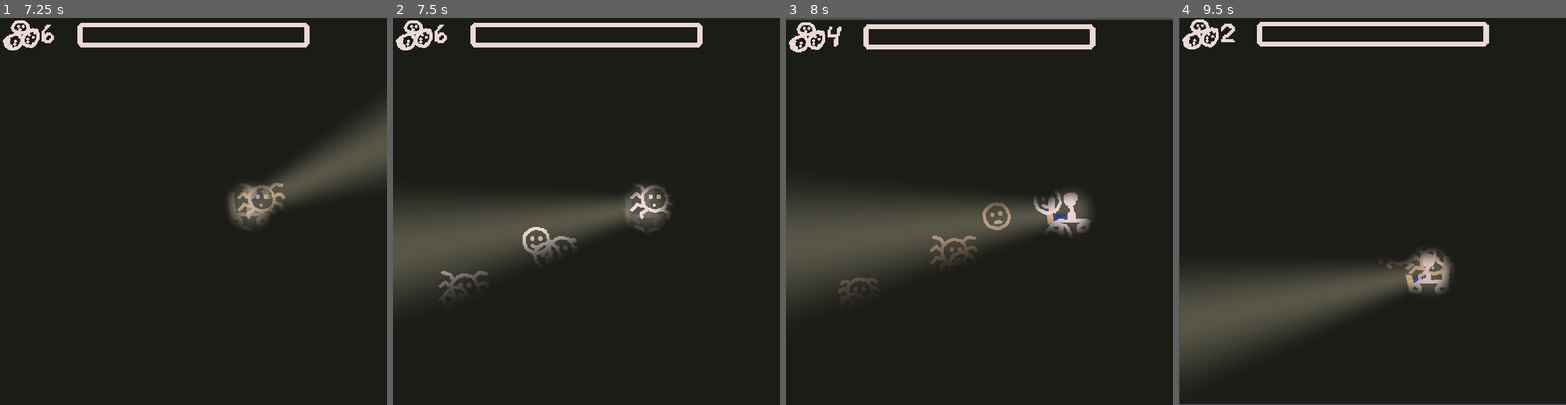
Above: before the commit, frames 1-4 (left to right).
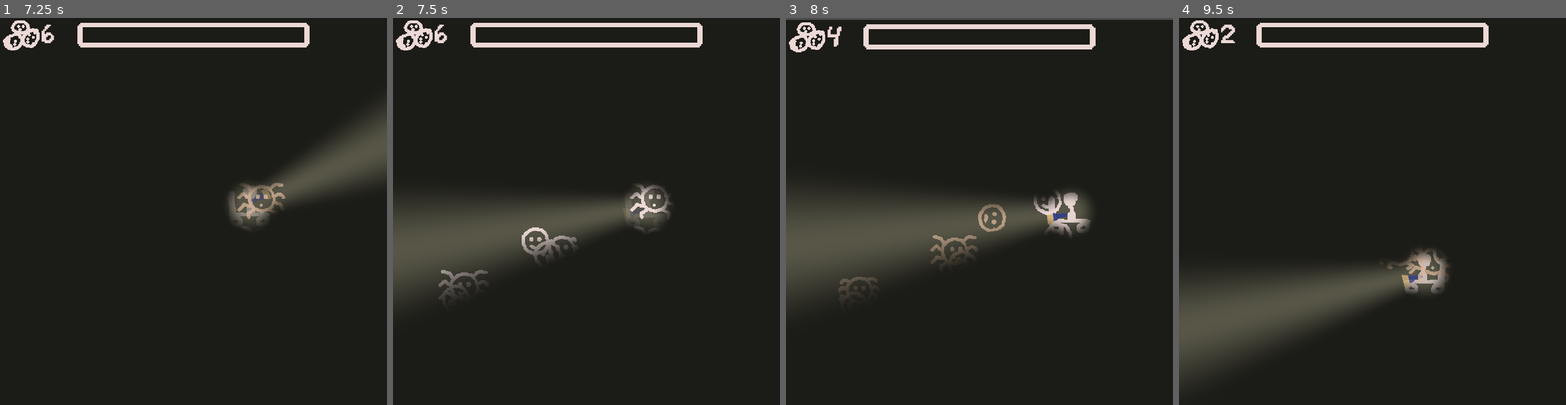
Above: after the commit, the same moments.

Repository: nolenroyalty/flashlight-survivors
Game: Godot game, scene res://Main.tscn
Same seed, same stepped clock (60 frames per second), same inputs: the game is played once before the commit and once after it.
Inputs (mouse positions are in pixels of both pictures, inside the frame that each line leads up to):
- Up to frame 1 (7.25 s): tap Enter at 0.5 s; move the mouse to (278, 192) at 0.52 s; hold D (player_right) 0.53-1.28 s; move the mouse to (116, 230) at 1.27 s; hold S (player_down) 1.28-2.03 s; move the mouse to (232, 126) at 2.02 s; hold D (player_right) 2.03-2.78 s; move the mouse to (174, 288) at 2.77 s; hold W (player_up) 2.78-3.53 s; move the mouse to (309, 269) at 3.52 s; hold A (player_left) 3.53-5.03 s; tap C (debug_spawn_puddle, bound only after the commit) at 4.15 s; move the mouse to (77, 153) at 4.27 s; move the mouse to (212, 211) at 5.02 s; hold S (player_down) 5.03-5.78 s; move the mouse to (135, 114) at 5.77 s; hold D (player_right) 5.78-6.53 s; move the mouse to (278, 192) at 6.52 s; hold W (player_up) from 6.53 s (still down)
- Up to frame 2 (7.5 s): move the mouse to (509, 230) at 7.27 s; release W (player_up) at 7.28 s; hold D (player_right) from 7.28 s (still down)
- Up to frame 3 (8 s): keep holding D (player_right)
- Up to frame 4 (9.5 s): move the mouse to (1411, 126) at 8.02 s; release D (player_right) at 8.03 s; hold S (player_down) 8.03-8.78 s; move the mouse to (1353, 288) at 8.77 s; hold A (player_left) from 8.78 s (still down)

Frame 1 is identical in both runs. In frame 2, 0.3% of the frame differs, in the area x 11-48%, y 54-73%; in frame 3, 0.5%; in frame 4, 1.7%, in the area x 0-100%, y 0-100%.

Commit message:
add a puddleguy

Diff:
--- a/enemies/BaseEnemy.gd
+++ b/enemies/BaseEnemy.gd
@@ -49,9 +49,12 @@
 		play_damage_animation()
 
 
+func actually_damage():
+	U.player.damage(power)
+
 func deal_damage_if_touching():
 	if not is_dead and touching_player:
-		U.player.damage(power)
+		actually_damage()
 		var timer = get_tree().create_timer(seconds_per_attack, false)
 		timer.connect("timeout", self, "deal_damage_if_touching")
 
@@ -81,5 +84,5 @@
 func _ready():
 	var _ignore = $Hitbox.connect("area_entered", self, "on_touched_player")
 	_ignore = $Hitbox.connect("area_exited", self, "on_stopped_touching_player")
-	scale = U.v(0.1, 0.1)
+	# scale = U.v(0.1, 0.1)
 	play_spawn_animation()
--- /dev/null
+++ b/enemies/PuddleShard.gd
@@ -0,0 +1,74 @@
+extends BaseEnemy
+
+onready var hitbox = $Hitbox
+onready var hurtbox = $Hurtbox
+onready var sprite = $Sprite
+
+const MAX_SPEED = 350
+const ACCEL = 10
+var velocity = Vector2()
+
+var dir : String
+var vec : Vector2
+
+func handle_death():
+	var t = get_tree().create_tween()
+	var t2 = get_tree().create_tween()
+	t.tween_property(self, "modulate:a", 0.0, 0.3)
+	t2.tween_property(self, "scale", U.v(0.0, 0.0), 0.3)
+	t.tween_callback(self, "call_deferred", ["queue_free"])
+
+func _process(delta):
+	if is_dead:
+		return
+
+	velocity += delta * ACCEL * vec
+	var collision = move_and_collide(velocity)
+	if collision:
+		is_dead = true
+		handle_death()
+
+func actually_damage():
+	.actually_damage()
+	is_dead = true
+	handle_death()
+
+func init(dir_):
+	match dir_:
+		"nw", "ne", "sw", "se":
+			dir = dir_
+		_:
+			print("BUG INVALID DIR: %s" % dir_)
+
+func play_spawn_animation():
+	pass
+
+func _ready():
+	health = 3
+	power = 2
+	xp_gain = 0
+	match dir:
+		"nw":
+			$Sprite.frame = 15
+			$Hitbox/nw.disabled = false
+			$Hurtbox/nw.disabled = false
+			$nw.disabled = false
+			vec = Vector2(-1, -1).normalized()
+		"ne":
+			$Sprite.frame = 16
+			$Hitbox/ne.disabled = false
+			$Hurtbox/ne.disabled = false
+			$ne.disabled = false
+			vec = Vector2(1, -1).normalized()
+		"se":
+			$Sprite.frame = 17
+			$Hitbox/se.disabled = false
+			$Hurtbox/se.disabled = false
+			$se.disabled = false
+			vec = Vector2(1, 1).normalized()
+		"sw":
+			$Sprite.frame = 18
+			$Hitbox/sw.disabled = false
+			$Hurtbox/sw.disabled = false
+			$sw.disabled = false
+			vec = Vector2(-1, 1).normalized()
--- /dev/null
+++ b/enemies/PuddleShard.tscn
@@ -0,0 +1,64 @@
+[gd_scene load_steps=4 format=2]
+
+[ext_resource path="res://enemies/BaseEnemy.tscn" type="PackedScene" id=1]
+[ext_resource path="res://Aseprite/puddleguy.png" type="Texture" id=2]
+[ext_resource path="res://enemies/PuddleShard.gd" type="Script" id=3]
+
+[node name="PuddleShard" instance=ExtResource( 1 )]
+script = ExtResource( 3 )
+
+[node name="nw" type="CollisionPolygon2D" parent="Hitbox" index="0"]
+polygon = PoolVector2Array( -16, -28, -14, -16, -8, -16, 1, -24, -12, -30 )
+disabled = true
+
+[node name="ne" type="CollisionPolygon2D" parent="Hitbox" index="1"]
+polygon = PoolVector2Array( 6, -21, 17, -12, 19, -14, 20, -21, 20, -25, 7, -25 )
+disabled = true
+
+[node name="se" type="CollisionPolygon2D" parent="Hitbox" index="2"]
+polygon = PoolVector2Array( 11, -7, 1, 3, 3, 6, 9, 8, 15, 8, 16, 7, 15, -7 )
+disabled = true
+
+[node name="sw" type="CollisionPolygon2D" parent="Hitbox" index="3"]
+polygon = PoolVector2Array( -20, -8, -20, 8, -15, 8, -7, 3, -7, 1, -16, -8 )
+disabled = true
+
+[node name="Collision" parent="." index="1"]
+disabled = true
+
+[node name="nw" type="CollisionPolygon2D" parent="Hurtbox" index="0"]
+polygon = PoolVector2Array( -16, -28, -14, -16, -8, -16, 1, -24, -12, -30 )
+disabled = true
+
+[node name="ne" type="CollisionPolygon2D" parent="Hurtbox" index="1"]
+polygon = PoolVector2Array( 6, -21, 17, -12, 19, -14, 20, -21, 20, -25, 7, -25 )
+disabled = true
+
+[node name="se" type="CollisionPolygon2D" parent="Hurtbox" index="2"]
+polygon = PoolVector2Array( 11, -7, 1, 3, 3, 6, 9, 8, 15, 8, 16, 7, 15, -7 )
+disabled = true
+
+[node name="sw" type="CollisionPolygon2D" parent="Hurtbox" index="3"]
+polygon = PoolVector2Array( -20, -8, -20, 8, -15, 8, -7, 3, -7, 1, -16, -8 )
+disabled = true
+
+[node name="Sprite" type="Sprite" parent="." index="3"]
+texture = ExtResource( 2 )
+hframes = 19
+frame = 17
+
+[node name="nw" type="CollisionPolygon2D" parent="." index="4"]
+polygon = PoolVector2Array( -16, -28, -14, -16, -8, -16, 1, -24, -12, -30 )
+disabled = true
+
+[node name="ne" type="CollisionPolygon2D" parent="." index="5"]
+polygon = PoolVector2Array( 6, -21, 17, -12, 19, -14, 20, -21, 20, -25, 7, -25 )
+disabled = true
+
+[node name="se" type="CollisionPolygon2D" parent="." index="6"]
+polygon = PoolVector2Array( 11, -7, 1, 3, 3, 6, 9, 8, 15, 8, 16, 7, 15, -7 )
+disabled = true
+
+[node name="sw" type="CollisionPolygon2D" parent="." index="7"]
+polygon = PoolVector2Array( -20, -8, -20, 8, -15, 8, -7, 3, -7, 1, -16, -8 )
+disabled = true
--- /dev/null
+++ b/enemies/Puddleguy.gd
@@ -0,0 +1,33 @@
+extends BaseEnemy
+
+signal despawned()
+
+var PuddleShard = preload("res://enemies/PuddleShard.tscn")
+onready var anim = $AnimationPlayer
+
+func handle_death():
+	var t = get_tree().create_tween()
+	t.tween_property(self, "scale", U.v(0.1, 0.2), 0.35)
+	t.set_trans(Tween.TRANS_QUAD)
+	t.set_trans(Tween.EASE_OUT)
+	t.tween_callback(self, "emit_signal", ["despawned"])
+	t.tween_callback(self, "call_deferred", ["queue_free"])
+
+func animation_finished(name):
+	if name == "errupt" and not is_dead:
+		for dir in ["nw", "ne", "sw", "se"]:
+			var shard = PuddleShard.instance()
+			shard.init(dir)
+			shard.position = position
+			get_parent().add_child(shard)
+	emit_signal("despawned")
+	call_deferred("queue_free")
+
+func play_spawn_animation():
+	pass
+
+func _ready():
+	health = 2
+	xp_gain = 5
+	anim.play("errupt")
+	anim.connect("animation_finished", self, "animation_finished")
--- /dev/null
+++ b/enemies/Puddleguy.tscn
@@ -0,0 +1,367 @@
+[gd_scene load_steps=9 format=2]
+
+[ext_resource path="res://enemies/BaseEnemy.tscn" type="PackedScene" id=1]
+[ext_resource path="res://Aseprite/puddleguy.png" type="Texture" id=2]
+[ext_resource path="res://enemies/Puddleguy.gd" type="Script" id=3]
+
+[sub_resource type="CircleShape2D" id=1]
+radius = 2.0
+
+[sub_resource type="CircleShape2D" id=4]
+radius = 7.07107
+
+[sub_resource type="CapsuleShape2D" id=5]
+radius = 5.0
+height = 2.0
+
+[sub_resource type="Animation" id=3]
+length = 0.001
+tracks/0/type = "value"
+tracks/0/path = NodePath("Sprite:frame")
+tracks/0/interp = 1
+tracks/0/loop_wrap = true
+tracks/0/imported = false
+tracks/0/enabled = true
+tracks/0/keys = {
+"times": PoolRealArray( 0 ),
+"transitions": PoolRealArray( 1 ),
+"update": 0,
+"values": [ 0 ]
+}
+tracks/1/type = "value"
+tracks/1/path = NodePath("Hitbox/Hit:disabled")
+tracks/1/interp = 1
+tracks/1/loop_wrap = true
+tracks/1/imported = false
+tracks/1/enabled = true
+tracks/1/keys = {
+"times": PoolRealArray( 0 ),
+"transitions": PoolRealArray( 1 ),
+"update": 0,
+"values": [ false ]
+}
+tracks/2/type = "value"
+tracks/2/path = NodePath("Hitbox/Hit:position")
+tracks/2/interp = 1
+tracks/2/loop_wrap = true
+tracks/2/imported = false
+tracks/2/enabled = true
+tracks/2/keys = {
+"times": PoolRealArray( 0 ),
+"transitions": PoolRealArray( 1 ),
+"update": 0,
+"values": [ Vector2( 0, 20 ) ]
+}
+tracks/3/type = "value"
+tracks/3/path = NodePath("Hitbox/Hit:shape")
+tracks/3/interp = 1
+tracks/3/loop_wrap = true
+tracks/3/imported = false
+tracks/3/enabled = true
+tracks/3/keys = {
+"times": PoolRealArray( 0 ),
+"transitions": PoolRealArray( 1 ),
+"update": 0,
+"values": [ SubResource( 1 ) ]
+}
+tracks/4/type = "value"
+tracks/4/path = NodePath("Hitbox/Hit:rotation_degrees")
+tracks/4/interp = 1
+tracks/4/loop_wrap = true
+tracks/4/imported = false
+tracks/4/enabled = true
+tracks/4/keys = {
+"times": PoolRealArray( 0 ),
+"transitions": PoolRealArray( 1 ),
+"update": 0,
+"values": [ 90.0 ]
+}
+tracks/5/type = "value"
+tracks/5/path = NodePath("Hitbox/Hit:shape:radius")
+tracks/5/interp = 1
+tracks/5/loop_wrap = true
+tracks/5/imported = false
+tracks/5/enabled = true
+tracks/5/keys = {
+"times": PoolRealArray( 0 ),
+"transitions": PoolRealArray( 1 ),
+"update": 0,
+"values": [ 2.0 ]
+}
+tracks/6/type = "value"
+tracks/6/path = NodePath("Hitbox/Hit:shape:height")
+tracks/6/interp = 1
+tracks/6/loop_wrap = true
+tracks/6/imported = false
+tracks/6/enabled = true
+tracks/6/keys = {
+"times": PoolRealArray( 0 ),
+"transitions": PoolRealArray( 1 ),
+"update": 0,
+"values": [ 12.0 ]
+}
+tracks/7/type = "value"
+tracks/7/path = NodePath("Hitbox/Hit2:disabled")
+tracks/7/interp = 1
+tracks/7/loop_wrap = true
+tracks/7/imported = false
+tracks/7/enabled = true
+tracks/7/keys = {
+"times": PoolRealArray( 0 ),
+"transitions": PoolRealArray( 1 ),
+"update": 0,
+"values": [ false ]
+}
+tracks/8/type = "value"
+tracks/8/path = NodePath("Hitbox/Hit2:position")
+tracks/8/interp = 1
+tracks/8/loop_wrap = true
+tracks/8/imported = false
+tracks/8/enabled = true
+tracks/8/keys = {
+"times": PoolRealArray( 0 ),
+"transitions": PoolRealArray( 1 ),
+"update": 0,
+"values": [ Vector2( 0, 5 ) ]
+}
+tracks/9/type = "value"
+tracks/9/path = NodePath("Hitbox/Hit2:shape:radius")
+tracks/9/interp = 1
+tracks/9/loop_wrap = true
+tracks/9/imported = false
+tracks/9/enabled = true
+tracks/9/keys = {
+"times": PoolRealArray( 0 ),
+"transitions": PoolRealArray( 1 ),
+"update": 0,
+"values": [ 7.07107 ]
+}
+tracks/10/type = "value"
+tracks/10/path = NodePath("Hurtbox/Hurt:disabled")
+tracks/10/interp = 1
+tracks/10/loop_wrap = true
+tracks/10/imported = false
+tracks/10/enabled = true
+tracks/10/keys = {
+"times": PoolRealArray( 0 ),
+"transitions": PoolRealArray( 1 ),
+"update": 0,
+"values": [ false ]
+}
+tracks/11/type = "value"
+tracks/11/path = NodePath("Hurtbox/Hurt:shape:radius")
+tracks/11/interp = 1
+tracks/11/loop_wrap = true
+tracks/11/imported = false
+tracks/11/enabled = true
+tracks/11/keys = {
+"times": PoolRealArray( 0 ),
+"transitions": PoolRealArray( 1 ),
+"update": 0,
+"values": [ 5.0 ]
+}
+tracks/12/type = "value"
+tracks/12/path = NodePath("Hurtbox/Hurt:shape:height")
+tracks/12/interp = 1
+tracks/12/loop_wrap = true
+tracks/12/imported = false
+tracks/12/enabled = true
+tracks/12/keys = {
+"times": PoolRealArray( 0 ),
+"transitions": PoolRealArray( 1 ),
+"update": 0,
+"values": [ 2.0 ]
+}
+tracks/13/type = "value"
+tracks/13/path = NodePath("Hurtbox/Hurt:position")
+tracks/13/interp = 1
+tracks/13/loop_wrap = true
+tracks/13/imported = false
+tracks/13/enabled = true
+tracks/13/keys = {
+"times": PoolRealArray( 0 ),
+"transitions": PoolRealArray( 1 ),
+"update": 0,
+"values": [ Vector2( 0, 17 ) ]
+}
+
+[sub_resource type="Animation" id=2]
+resource_name = "errupt"
+length = 1.15
+step = 0.085
+tracks/0/type = "value"
+tracks/0/path = NodePath("Sprite:frame")
+tracks/0/interp = 1
+tracks/0/loop_wrap = true
+tracks/0/imported = false
+tracks/0/enabled = true
+tracks/0/keys = {
+"times": PoolRealArray( 0, 0.085, 0.17, 0.255, 0.34, 0.425, 0.51, 0.595, 0.68, 0.765, 0.85, 0.935, 1.02, 1.105 ),
+"transitions": PoolRealArray( 1, 1, 1, 1, 1, 1, 1, 1, 1, 1, 1, 1, 1, 1 ),
+"update": 1,
+"values": [ 1, 2, 3, 4, 5, 6, 7, 8, 9, 10, 11, 12, 13, 14 ]
+}
+tracks/1/type = "value"
+tracks/1/path = NodePath("Hitbox/Hit:disabled")
+tracks/1/interp = 1
+tracks/1/loop_wrap = true
+tracks/1/imported = false
+tracks/1/enabled = true
+tracks/1/keys = {
+"times": PoolRealArray( 0, 1.02 ),
+"transitions": PoolRealArray( 1, 1 ),
+"update": 1,
+"values": [ false, true ]
+}
+tracks/2/type = "value"
+tracks/2/path = NodePath("Hitbox/Hit:shape:radius")
+tracks/2/interp = 1
+tracks/2/loop_wrap = true
+tracks/2/imported = false
+tracks/2/enabled = true
+tracks/2/keys = {
+"times": PoolRealArray( 0, 0.085, 0.255, 0.34, 0.85, 0.935 ),
+"transitions": PoolRealArray( 1, 1, 1, 1, 1, 1 ),
+"update": 0,
+"values": [ 2.0, 4.0, 7.0, 7.0, 5.0, 3.0 ]
+}
+tracks/3/type = "value"
+tracks/3/path = NodePath("Hitbox/Hit:shape:height")
+tracks/3/interp = 1
+tracks/3/loop_wrap = true
+tracks/3/imported = false
+tracks/3/enabled = false
+tracks/3/keys = {
+"times": PoolRealArray( 0, 0.085, 0.255, 0.34, 0.85, 0.935 ),
+"transitions": PoolRealArray( 1, 1, 1, 1, 1, 1 ),
+"update": 0,
+"values": [ 12.0, 16.0, 16.0, 16.0, 16.0, 8.0 ]
+}
+tracks/4/type = "value"
+tracks/4/path = NodePath("Hitbox/Hit:position")
+tracks/4/interp = 1
+tracks/4/loop_wrap = true
+tracks/4/imported = false
+tracks/4/enabled = true
+tracks/4/keys = {
+"times": PoolRealArray( 0 ),
+"transitions": PoolRealArray( 1 ),
+"update": 0,
+"values": [ Vector2( 0, 20 ) ]
+}
+tracks/5/type = "value"
+tracks/5/path = NodePath("Hitbox/Hit2:disabled")
+tracks/5/interp = 1
+tracks/5/loop_wrap = true
+tracks/5/imported = false
+tracks/5/enabled = true
+tracks/5/keys = {
+"times": PoolRealArray( 0.425 ),
+"transitions": PoolRealArray( 1 ),
+"update": 1,
+"values": [ false ]
+}
+tracks/6/type = "value"
+tracks/6/path = NodePath("Hitbox/Hit2:position")
+tracks/6/interp = 1
+tracks/6/loop_wrap = true
+tracks/6/imported = false
+tracks/6/enabled = true
+tracks/6/keys = {
+"times": PoolRealArray( 0.425, 0.51, 0.595, 0.68, 0.765 ),
+"transitions": PoolRealArray( 1, 1, 1, 1, 1 ),
+"update": 0,
+"values": [ Vector2( 0, 5 ), Vector2( 0, 2 ), Vector2( 0, -5 ), Vector2( -1, -8 ), Vector2( -1, -10 ) ]
+}
+tracks/7/type = "value"
+tracks/7/path = NodePath("Hitbox/Hit2:shape:radius")
+tracks/7/interp = 1
+tracks/7/loop_wrap = true
+tracks/7/imported = false
+tracks/7/enabled = true
+tracks/7/keys = {
+"times": PoolRealArray( 0.425, 0.51, 0.765, 1.02, 1.105 ),
+"transitions": PoolRealArray( 1, 1, 1, 1, 1 ),
+"update": 0,
+"values": [ 7.07107, 9.0, 12.0, 17.0294, 18.0 ]
+}
+tracks/8/type = "value"
+tracks/8/path = NodePath("Hurtbox/Hurt:disabled")
+tracks/8/interp = 1
+tracks/8/loop_wrap = true
+tracks/8/imported = false
+tracks/8/enabled = true
+tracks/8/keys = {
+"times": PoolRealArray( 0 ),
+"transitions": PoolRealArray( 1 ),
+"update": 1,
+"values": [ false ]
+}
+tracks/9/type = "value"
+tracks/9/path = NodePath("Hurtbox/Hurt:shape:radius")
+tracks/9/interp = 1
+tracks/9/loop_wrap = true
+tracks/9/imported = false
+tracks/9/enabled = true
+tracks/9/keys = {
+"times": PoolRealArray( 0, 0.085, 0.255, 0.51, 0.68, 0.765, 0.85, 0.935, 1.02, 1.105 ),
+"transitions": PoolRealArray( 1, 1, 1, 1, 1, 1, 1, 1, 1, 1 ),
+"update": 0,
+"values": [ 5.0, 10.0, 14.0, 18.0, 18.0, 18.0, 18.0, 13.0, 20.0, 25.0 ]
+}
+tracks/10/type = "value"
+tracks/10/path = NodePath("Hurtbox/Hurt:shape:height")
+tracks/10/interp = 1
+tracks/10/loop_wrap = true
+tracks/10/imported = false
+tracks/10/enabled = true
+tracks/10/keys = {
+"times": PoolRealArray( 0, 0.085, 0.255, 0.51, 0.68, 0.765, 0.935, 1.02, 1.105 ),
+"transitions": PoolRealArray( 1, 1, 1, 1, 1, 1, 1, 1, 1 ),
+"update": 0,
+"values": [ 2.0, 2.0, 2.0, 8.0, 12.0, 16.0, 0.0, 0.0, 0.0 ]
+}
+tracks/11/type = "value"
+tracks/11/path = NodePath("Hurtbox/Hurt:position")
+tracks/11/interp = 1
+tracks/11/loop_wrap = true
+tracks/11/imported = false
+tracks/11/enabled = true
+tracks/11/keys = {
+"times": PoolRealArray( 0, 0.51, 0.68, 0.765, 0.85, 0.935, 1.02, 1.105 ),
+"transitions": PoolRealArray( 1, 1, 1, 1, 1, 1, 1, 1 ),
+"update": 0,
+"values": [ Vector2( 0, 17 ), Vector2( 0, 9 ), Vector2( 0, 6 ), Vector2( 0, 3 ), Vector2( 0, 3 ), Vector2( 0, -8 ), Vector2( 0, -8 ), Vector2( 0, -8 ) ]
+}
+
+[node name="Puddleguy" instance=ExtResource( 1 )]
+position = Vector2( 100, 100 )
+script = ExtResource( 3 )
+
+[node name="Hit" type="CollisionShape2D" parent="Hitbox" index="0"]
+position = Vector2( 0, 20 )
+rotation = 1.5708
+shape = SubResource( 1 )
+
+[node name="Hit2" type="CollisionShape2D" parent="Hitbox" index="1"]
+visible = false
+position = Vector2( 0, 5 )
+shape = SubResource( 4 )
+
+[node name="Collision" parent="." index="1"]
+disabled = true
+
+[node name="Hurtbox" parent="." index="2"]
+visible = false
+
+[node name="Hurt" type="CollisionShape2D" parent="Hurtbox" index="0"]
+position = Vector2( 0, 17 )
+shape = SubResource( 5 )
+
+[node name="AnimationPlayer" type="AnimationPlayer" parent="." index="3"]
+anims/RESET = SubResource( 3 )
+anims/errupt = SubResource( 2 )
+
+[node name="Sprite" type="Sprite" parent="." index="4"]
+texture = ExtResource( 2 )
+hframes = 19
--- a/enemies/SpawnManager.gd
+++ b/enemies/SpawnManager.gd
@@ -1,8 +1,10 @@
 extends Node2D
 
 var Doorway = preload("res://enemies/Doorway.tscn")
+var Puddle = preload("res://enemies/PuddleGuy.tscn")
 
 var can_spawn_a_door_here = {}
+var can_spawn_a_puddle_here = {}
 var rng : RandomNumberGenerator
 onready var timer = $Timer
 
@@ -26,6 +28,27 @@
 	add_child(door)
 	return true
 
+func puddle_despawned(point):
+	can_spawn_a_puddle_here[point] = true
+
+func spawn_puddle():
+	var choices = []
+	for point in can_spawn_a_puddle_here.keys():
+		if can_spawn_a_puddle_here[point]:
+			choices.append(point)
+
+	if len(choices) == 0:
+		return false
+
+	var chosen_point = choices[rng.randi() % len(choices)]
+	can_spawn_a_puddle_here[chosen_point] = false
+	var puddle = Puddle.instance()
+	puddle.position = chosen_point
+	puddle.connect("despawned", self, "puddle_despawned", [chosen_point])
+	add_child(puddle)
+	return true
+
+
 func door_spawn_chance_increment():
 	if State.player_level < 5: return 0.05
 	elif State.player_level < 15: return 0.1
@@ -48,6 +71,11 @@
 			print("door spawned")
 		else:
 			print("could not spawn door")
+	if Input.is_action_just_pressed("debug_spawn_puddle"):
+		if spawn_puddle():
+			print("puddle spawned")
+		else:
+			print("could not spawn puddle")
 
 func _ready():
 	rng = RandomNumberGenerator.new()
@@ -56,4 +84,7 @@
 	for child in $DoorPoints.get_children():
 		can_spawn_a_door_here[child.position] = true
 
+	for child in $PuddlePoints.get_children():
+		can_spawn_a_puddle_here[child.position] = true
+
 	timer.connect("timeout", self, "maybe_spawn")
--- a/enemies/SpawnManager.tscn
+++ b/enemies/SpawnManager.tscn
@@ -4,6 +4,41 @@
 
 [node name="SpawnManager" type="Node2D"]
 script = ExtResource( 1 )
+
+[node name="PuddlePoints" type="Node2D" parent="."]
+
+[node name="Point1" type="Node2D" parent="PuddlePoints"]
+position = Vector2( 43, 138 )
+
+[node name="Point2" type="Node2D" parent="PuddlePoints"]
+position = Vector2( 203, 162 )
+
+[node name="Point3" type="Node2D" parent="PuddlePoints"]
+position = Vector2( 405, 251 )
+
+[node name="Point4" type="Node2D" parent="PuddlePoints"]
+position = Vector2( 309, 335 )
+
+[node name="Point5" type="Node2D" parent="PuddlePoints"]
+position = Vector2( 189, 250 )
+
+[node name="Point6" type="Node2D" parent="PuddlePoints"]
+position = Vector2( 124, 349 )
+
+[node name="Point7" type="Node2D" parent="PuddlePoints"]
+position = Vector2( 248, 406 )
+
+[node name="Point8" type="Node2D" parent="PuddlePoints"]
+position = Vector2( 349, 144 )
+
+[node name="Point9" type="Node2D" parent="PuddlePoints"]
+position = Vector2( 463, 367 )
+
+[node name="Point10" type="Node2D" parent="PuddlePoints"]
+position = Vector2( 53, 398 )
+
+[node name="Point11" type="Node2D" parent="PuddlePoints"]
+position = Vector2( 42, 240 )
 
 [node name="DoorPoints" type="Node2D" parent="."]
 
--- a/project.godot
+++ b/project.godot
@@ -122,6 +122,11 @@
 "events": [ Object(InputEventKey,"resource_local_to_scene":false,"resource_name":"","device":0,"alt":false,"shift":false,"control":false,"meta":false,"command":false,"pressed":false,"scancode":90,"physical_scancode":0,"unicode":0,"echo":false,"script":null)
  ]
 }
+debug_spawn_puddle={
+"deadzone": 0.5,
+"events": [ Object(InputEventKey,"resource_local_to_scene":false,"resource_name":"","device":0,"alt":false,"shift":false,"control":false,"meta":false,"command":false,"pressed":false,"scancode":67,"physical_scancode":0,"unicode":0,"echo":false,"script":null)
+ ]
+}
 
 [layer_names]
 
Binary file added: Aseprite/headless.aseprite
Binary file added: Aseprite/puddleguy.aseprite
Binary file added: Aseprite/puddleguy.png
Not shown, added: Aseprite/puddleguy.png.import
Binary file changed: Aseprite/spider.aseprite
